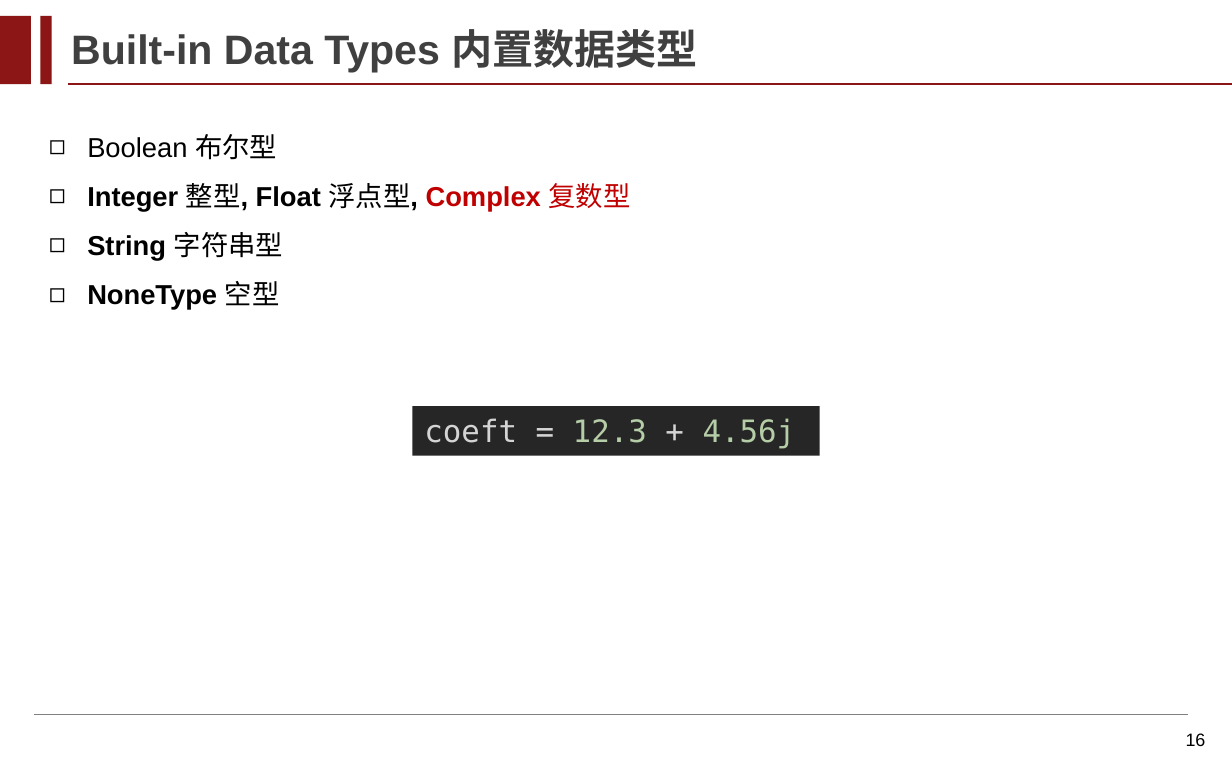
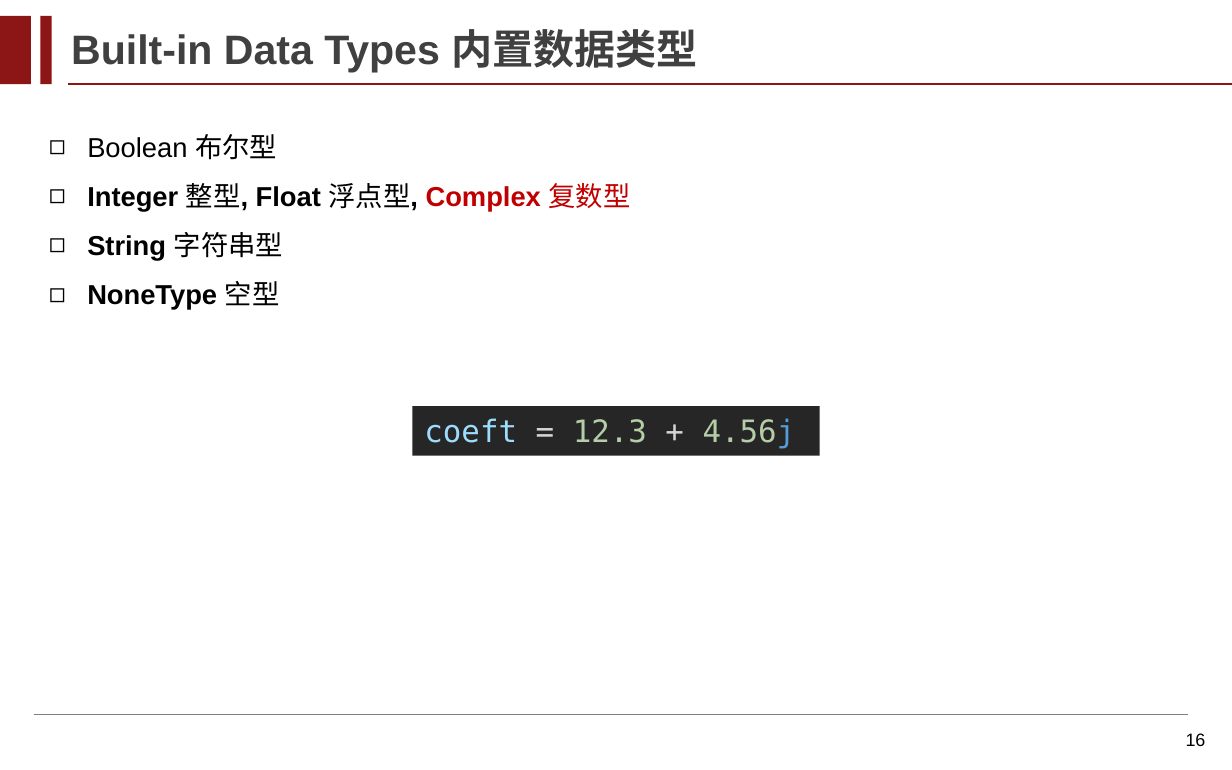
Before and after one commit to Peng-shhe/Advanced-Programming, a slide deck: slide 16 of 课件/Lecture_03_Data_Types_and_Expression.pptx. Drawn at 1232x770 pixels with LibreOffice and Linux fonts; fonts in the diff are those of the drawing; background and template pictures are left out. Boxes give left, top, right and bottom in pixels: in the first picture for what was removed or moved away, otherwise in the second. Text is boxed around its words. In the diff, an @@ line names an element or a change of style, - is before the commit and + after.

```diff
--- a/课件/Lecture_03_Data_Types_and_Expression.pptx
+++ b/课件/Lecture_03_Data_Types_and_Expression.pptx
@@ rectangle "coeft = 12.3 + 4.56j" at (413,407,821,456): text colour #D4D4D4 to #9CDCFE in "coeft"; text colour #B5CEA8 to #569CD6 in "4.56j" @@
```
Also in this commit, not shown: 5 other slides changed, 16 slides added, 3 other files.
